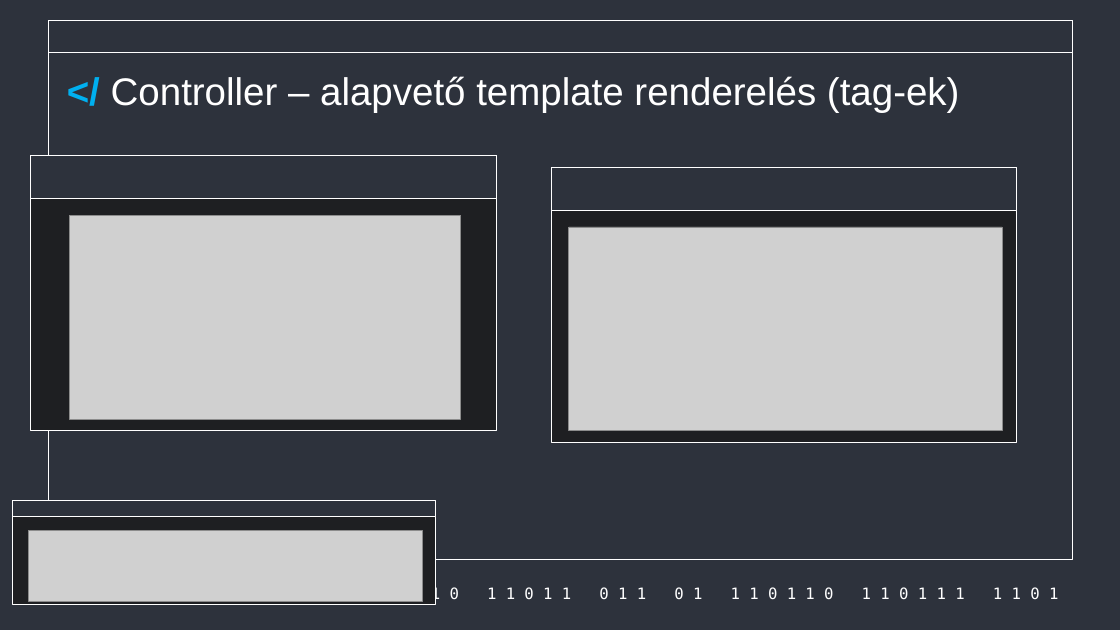
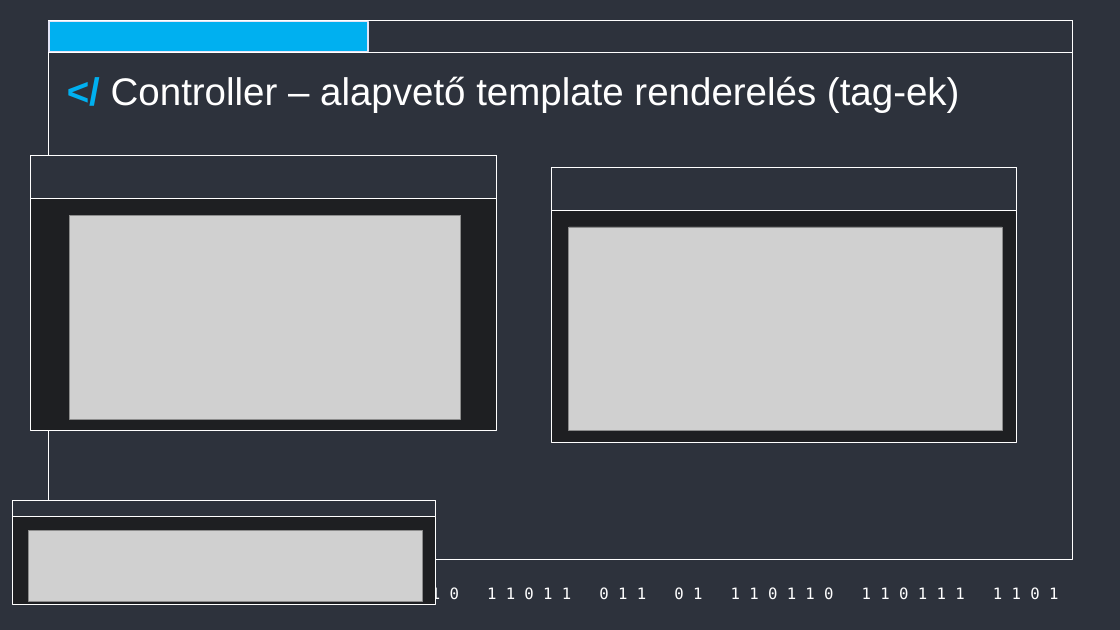
Before and after one commit to Acsilaa/dusza2024-25, a slide deck: slide 6 of Hell yeah ppt.pptx. Drawn at 1120x630 pixels with LibreOffice and Linux fonts; fonts in the diff are those of the drawing; grey boxes stand for pictures. Boxes give left, top, right and bottom in pixels: in the first picture for what was removed or moved away, otherwise in the second. Text is boxed around its words. In the diff, an @@ line names an element or a change of style, - is before the commit and + after.

```diff
--- a/Hell yeah ppt.pptx
+++ b/Hell yeah ppt.pptx
@@ rectangle added at <box>49,21,368,51</box>, fill #00B0F0, outline #E2E4F6 1 pt @@
```
Also in this commit, not shown: 4 other slides changed.
